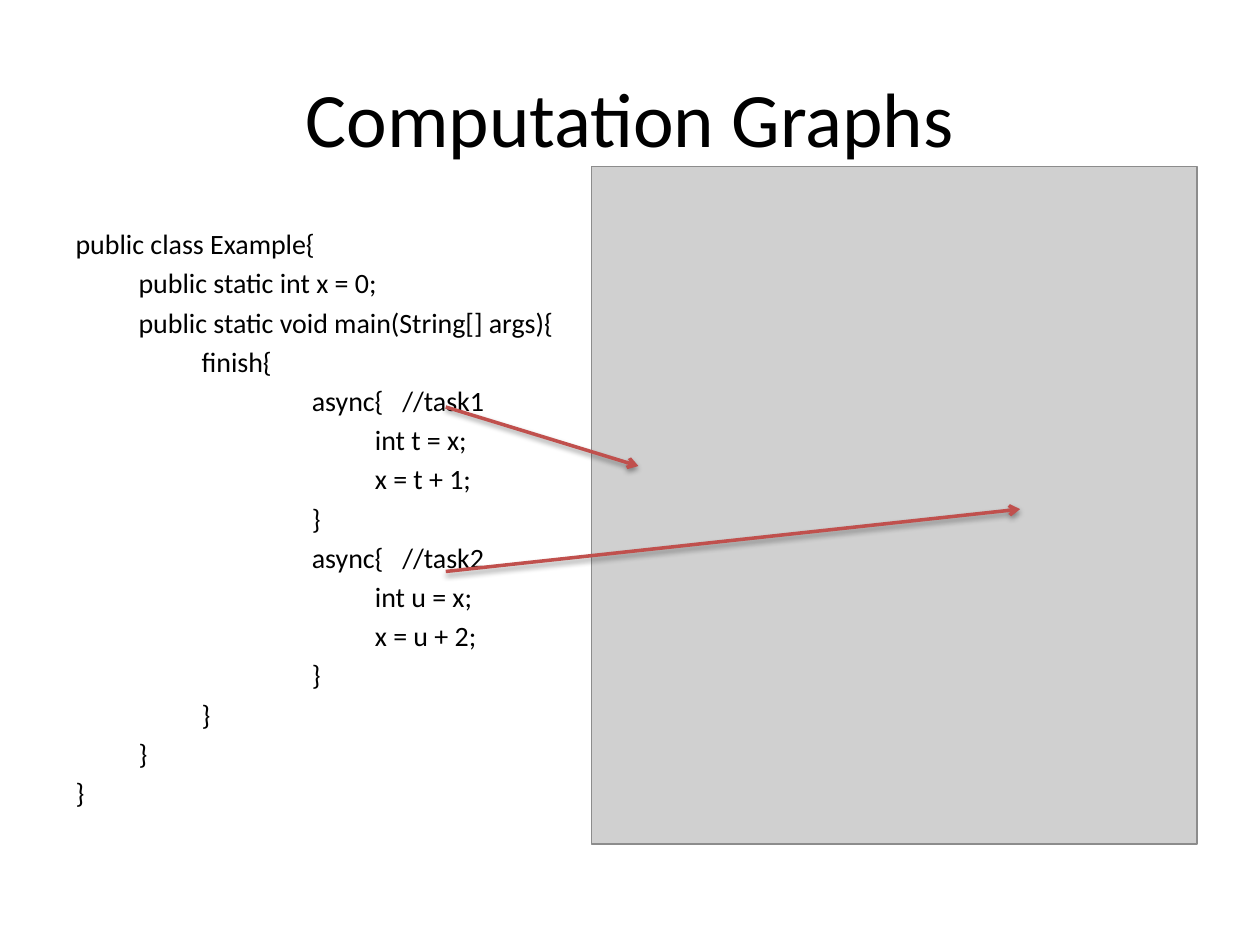
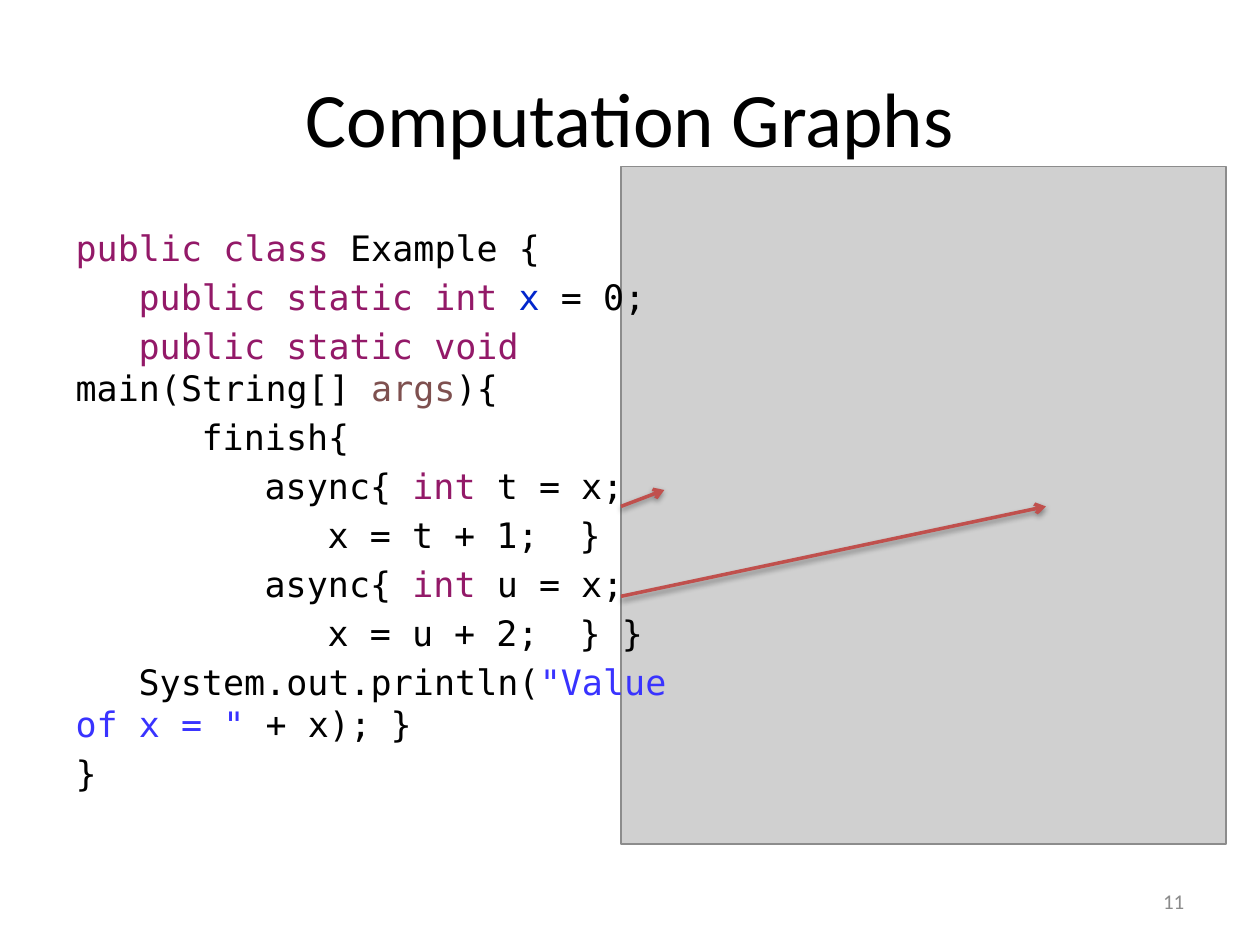
Before and after one commit to ericmercer/nakade-radha, a slide deck: slide 12 of proposal/ppt/thesis-proposal.pptx (slide 13 before the commit). Drawn at 1260x945 pixels with LibreOffice and Linux fonts; fonts in the diff are those of the drawing; grey boxes stand for pictures. Boxes give left, top, right and bottom in pixels: in the first picture for what was removed or moved away, otherwise in the second. Text is boxed around its words. In the diff, an @@ line names an element or a change of style, - is before the commit and + after.

```diff
--- a/proposal/ppt/thesis-proposal.pptx
+++ b/proposal/ppt/thesis-proposal.pptx
@@ picture: place and size @@
-picture at (592,166,1197,844)
+picture at (621,166,1226,844)
@@ text at (76,234,498,269): text changed; size 16 to 20 pt; font Calibri to DejaVu Sans Mono; text colour #000000 to #931968 @@
-public class Example{
+public class Example {
@@ text at (76,282,645,456): size 16 to 20 pt, font Calibri to DejaVu Sans Mono in "public static int x = 0;", "public static void main(String[] args){", "finish{", "}"; text colour #000000 to #931968 in "public static int", "public static void"; text colour #000000 to #0226CC in "x"; text colour #000000 to #7E504F in "args){"; list level 3 to 1 in "}" @@
@@ arrow removed from (446, 407) to (639, 466) @@
@@ text at (76,471,667,742): text changed; size 16 to 20 pt; font Calibri to DejaVu Sans Mono @@
-    async{ //task1
-    int t = x;
-    x = t + 1;
+async{ int t = x;
+x = t + 1; }
+async{ int u = x;
+x = u + 2; } }
+System.out.println("Value of x = " + x); }
@@ arrow moved from (446, 572) - (1021, 509) to (621, 596) - (1046, 507) @@
@@ arrow added from (621, 507) to (664, 490), #C0504D 2 pt @@
@@ text at (312,547,484,650): paragraphs removed @@
-    async{ //task2
-    int u = x;
-    x = u + 2;
-    }
-}
-}
-}
@@ page number added at (1163,895,1184,909), 12 pt, text #8C8C8C @@
+11
```
Also in this commit, not shown: 18 other slides changed, 13 slides added, 3 slides removed.
